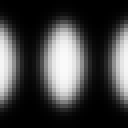
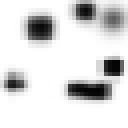
Comparing the layer stacks of the two 128×128 images. Changes:
removed layer "black copy #1" over (88, 0, 128, 128)
removed layer "black copy #2" over (20, 0, 108, 128)
removed layer "black" over (0, 0, 40, 128)
added layer "Dark copy" above "Dark copy #1" over (0, 64, 36, 104)
added layer "Dark copy #1" above "Dark copy #7" over (48, 72, 124, 108)
added layer "Dark copy #7" above "Dark copy #3" over (64, 0, 104, 32)
added layer "Dark copy #3" above "Dark copy #2" over (80, 0, 128, 52)
added layer "Dark copy #2" above "Dark" over (12, 8, 60, 52)
added layer "Dark" above "\" over (96, 52, 128, 84)
painted on "\" over (0, 0, 128, 128)
